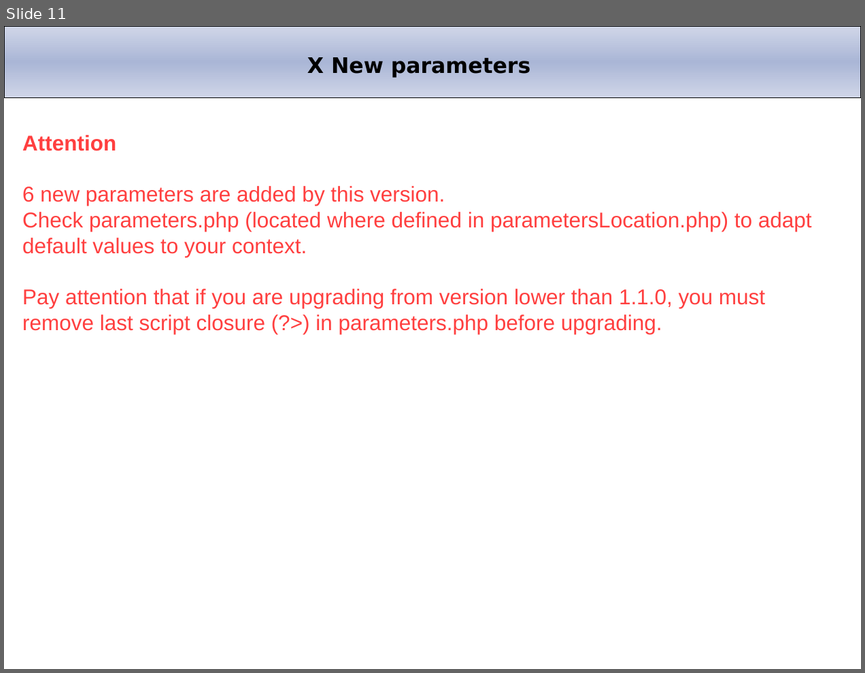
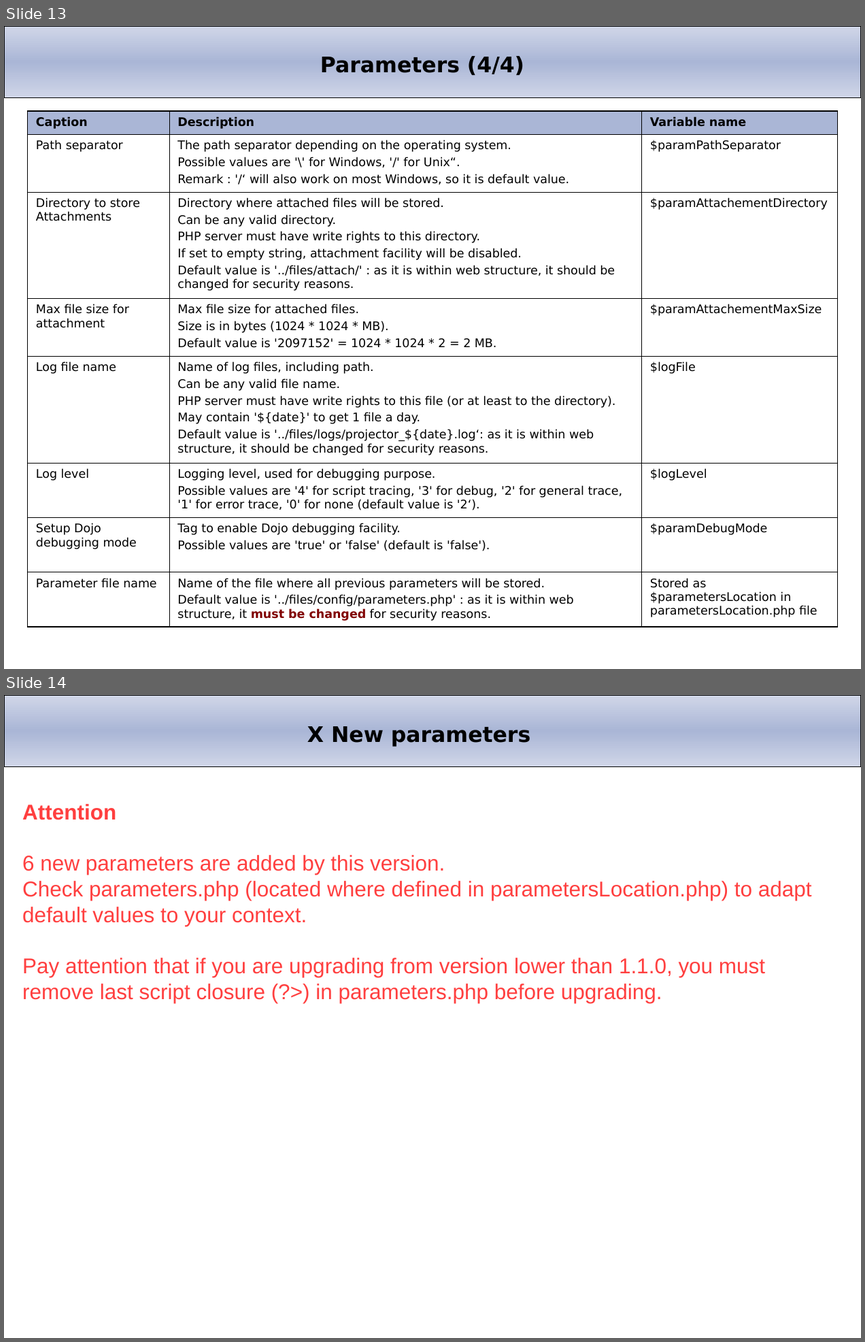
Before and after one commit to projeqtor/main, a slide deck: branches/V1.4/projector/manual/Project'Or RIA.ppt. Shown one above the other, each under a label of ours: slide 11 before the commit, slides 13 and 14 after it. The pictures are 865x673 and 865x1342 pixels, drawn with LibreOffice and Linux fonts; fonts in the diff are those of the drawing; background and template pictures are left out. Boxes give left, top, right and bottom in pixels: in the first picture for what was removed or moved away, otherwise in the second. Text is boxed around its words. In the diff, an @@ line names an element or a change of style, - is before the commit and + after.

```diff
--- a/branches/V1.4/projector/manual/Project'Or RIA.ppt
+++ b/branches/V1.4/projector/manual/Project'Or RIA.ppt
@@ slide 13 added at <box>4,26,861,669</box>, background #FFFFFF; not listed: 1 template element that a slide beside it also shows @@
@@ title added at <box>320,56,524,75</box>, 18 pt, text #000000, bold @@
+Parameters (4/4)
@@ table added at <box>27,111,836,623</box>, 8 rows, 3 columns @@
+Caption | Description | Variable name
+Path separator | The path separator depending on the operating system. / Possible values are '\' for Windows, '/' for Unix“. / Remark : '/‘ will also work on most Windows, so it is default value. | $paramPathSeparator
+Directory to store Attachments | Directory where attached files will be stored. / Can be any valid directory. / PHP server must have write rights to this directory. / If set to empty string, attachment facility will be disabled. / Default value is '../files/attach/' : as it is within web structure, it should be changed for security reasons. | $paramAttachementDirectory
+Max file size for attachment | Max file size for attached files. / Size is in bytes (1024 * 1024 * MB). / Default value is '2097152' = 1024 * 1024 * 2 = 2 MB. | $paramAttachementMaxSize
+Log file name | Name of log files, including path. / Can be any valid file name. / PHP server must have write rights to this file (or at least to the directory). / May contain '${date}' to get 1 file a day. / Default value is '../files/logs/projector_${date}.log‘: as it is within web structure, it should be changed for security reasons. | $logFile
+Log level | Logging level, used for debugging purpose. / Possible values are '4' for script tracing, '3' for debug, '2' for general trace, '1' for error trace, '0' for none (default value is '2‘). | $logLevel
+Setup Dojo debugging mode | Tag to enable Dojo debugging facility. / Possible values are 'true' or 'false' (default is 'false'). | $paramDebugMode
+Parameter file name | Name of the file where all previous parameters will be stored. / Default value is '../files/config/parameters.php' : as it is within web structure, it must be changed for security reasons. | Stored as $parametersLocation in parametersLocation.php file
@@ what was slide 11 is now slide 14 @@
```
Also in this commit, not shown: 2 slides changed, 7 other slides added, 1 slide removed, 1 other file.
